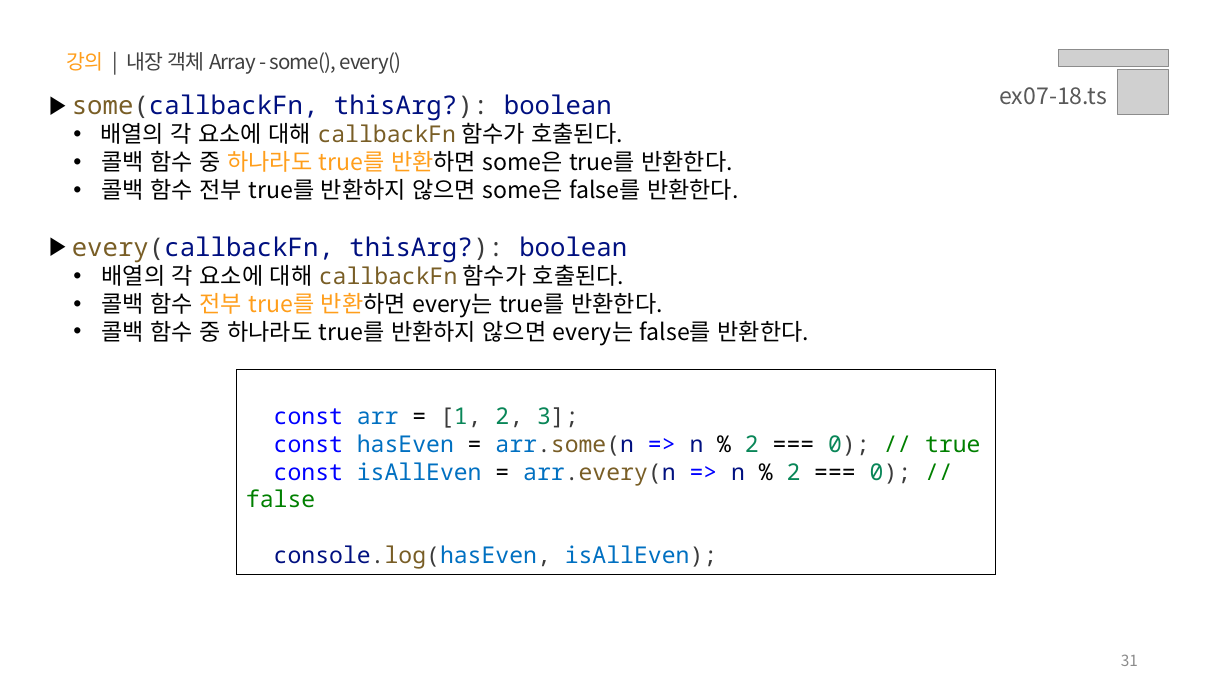
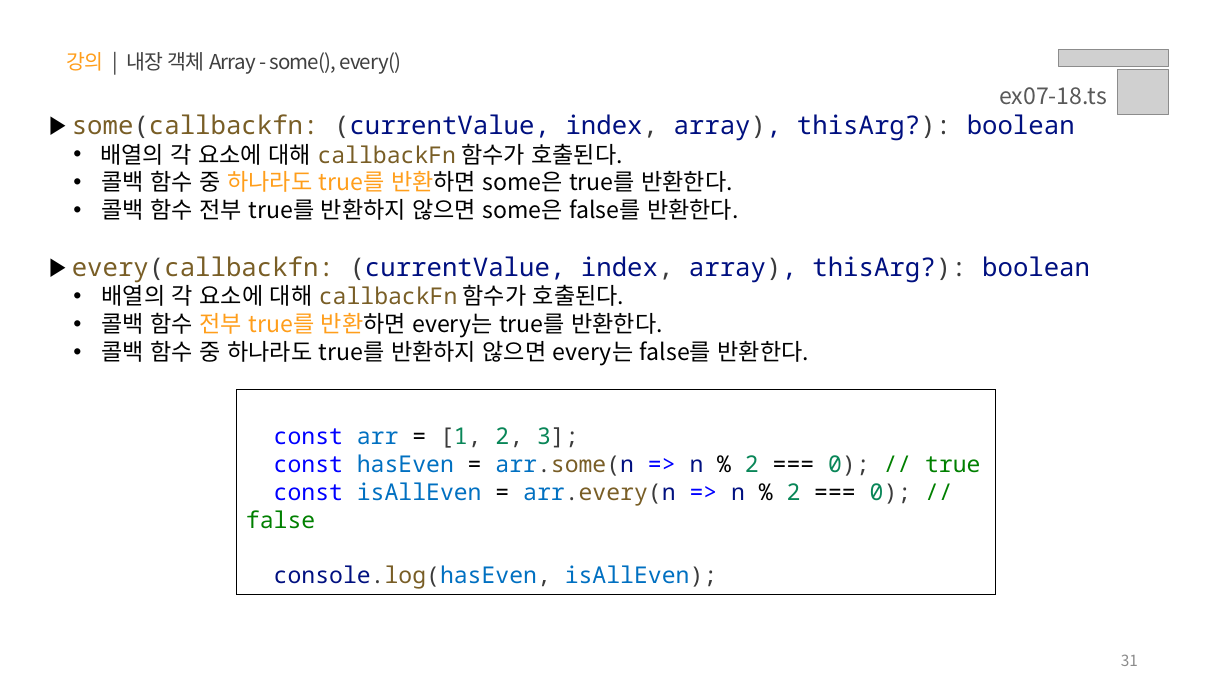
Before and after one commit to yebin-jeong/learn-js, a slide deck: slide 31 of PPT/07.자바스크립트 - 내장 함수.pptx. Drawn at 1232x693 pixels with LibreOffice and Linux fonts; fonts in the diff are those of the drawing; grey boxes stand for pictures. Boxes give left, top, right and bottom in pixels: in the first picture for what was removed or moved away, otherwise in the second. Text is boxed around its words. In the diff, an @@ line names an element or a change of style, - is before the commit and + after.

```diff
--- a/PPT/07.자바스크립트 - 내장 함수.pptx
+++ b/PPT/07.자바스크립트 - 내장 함수.pptx
@@ text "some(callbackfn: (currentValue, index, array), thisArg?): ...": place and size @@
-text "some(callbackfn: (currentValue, index, array), thisArg?): ..." at [72, 94, 809, 345]
+text "some(callbackfn: (currentValue, index, array), thisArg?): ..." at [72, 114, 1090, 366]
@@ text at [72, 114, 1075, 141]: text changed @@
-▶ some(callbackFn, thisArg?): boolean
+▶ some(callbackfn: (currentValue, index, array), thisArg?): boolean
@@ text at [72, 256, 1090, 283]: text changed @@
-▶ every(callbackFn, thisArg?): boolean
+▶ every(callbackfn: (currentValue, index, array), thisArg?): boolean
@@ rectangle "const arr = [1, 2, ...": place and size @@
-rectangle "const arr = [1, 2, ..." at [237, 370, 995, 575]
+rectangle "const arr = [1, 2, ..." at [237, 390, 995, 595]
```
Also in this commit, not shown: 8 other slides changed, 3 other files.
